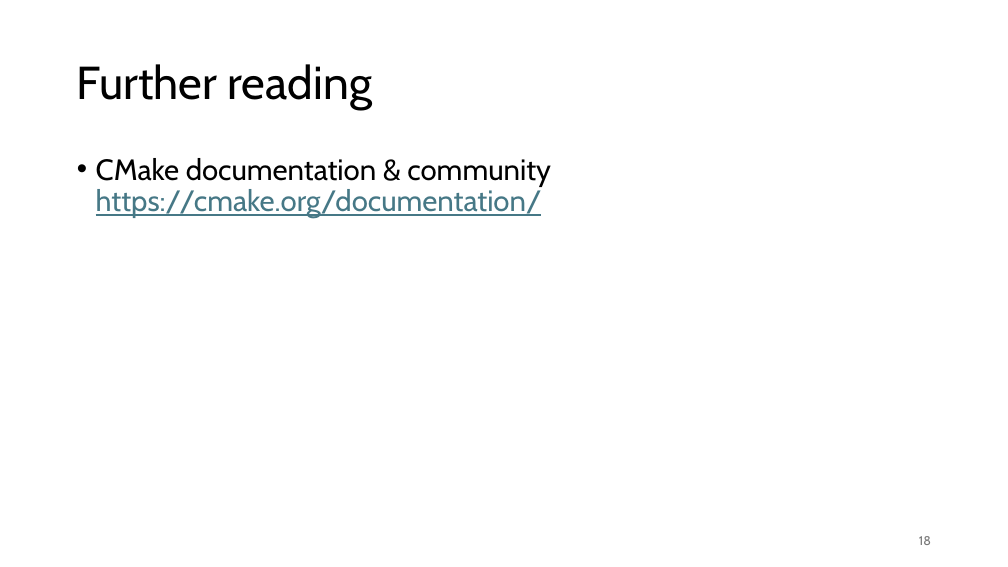
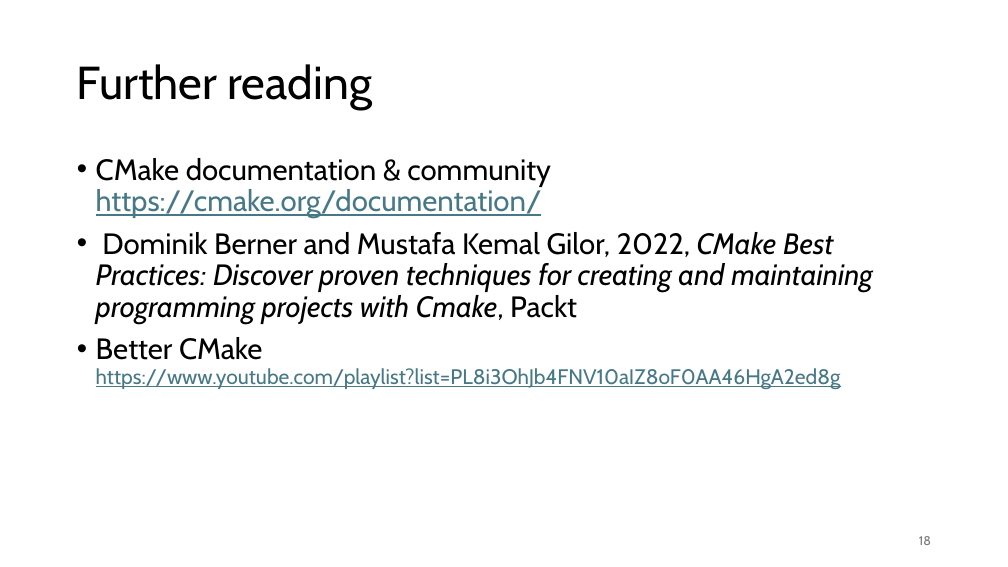
Before and after one commit to gjbex/C-plus-plus-software-engineering, a slide deck: slide 18 of cpp_software_engineering.pptx. Drawn at 1008x567 pixels with LibreOffice and Linux fonts; fonts in the diff are those of the drawing. Boxes give left, top, right and bottom in pixels: in the first picture for what was removed or moved away, otherwise in the second. Text is boxed around its words. In the diff, an @@ line names an element or a change of style, - is before the commit and + after.

Commit message:
Fix typos, add references

```diff
--- a/cpp_software_engineering.pptx
+++ b/cpp_software_engineering.pptx
@@ text at [96,232,873,389]: paragraphs added @@
+• Dominik Berner and Mustafa Kemal Gilor, 2022, CMake Best Practices: Discover proven techniques for creating and maintaining programming projects with Cmake, Packt
+• Better CMake
+  https://www.youtube.com/playlist?list=PL8i3OhJb4FNV10aIZ8oF0AA46HgA2ed8g
```
Also in this commit, not shown: 2 other slides changed.
